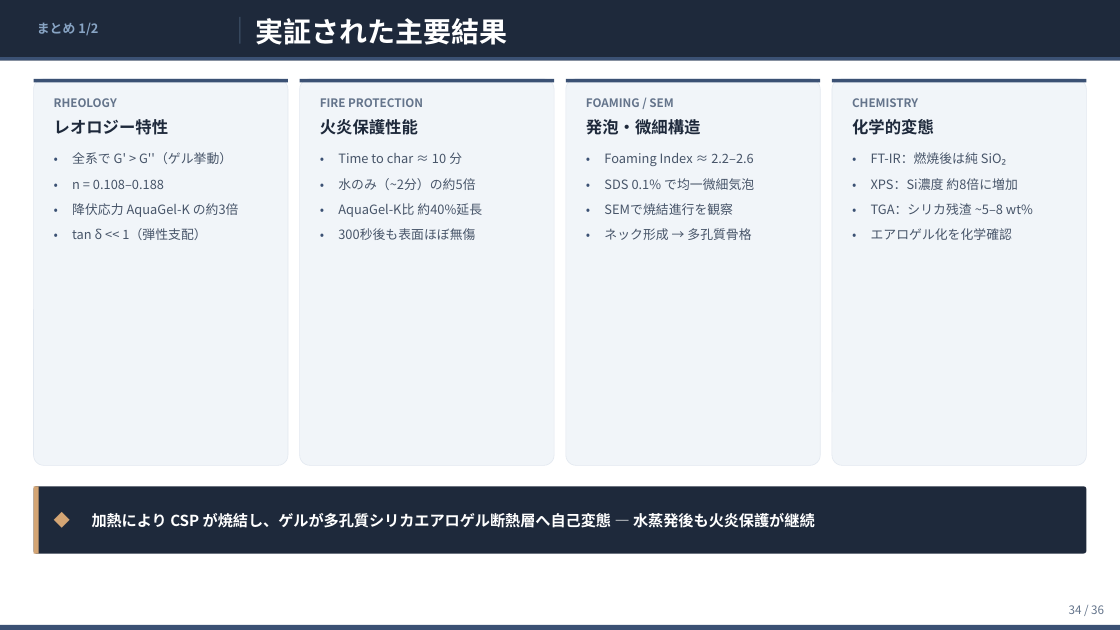
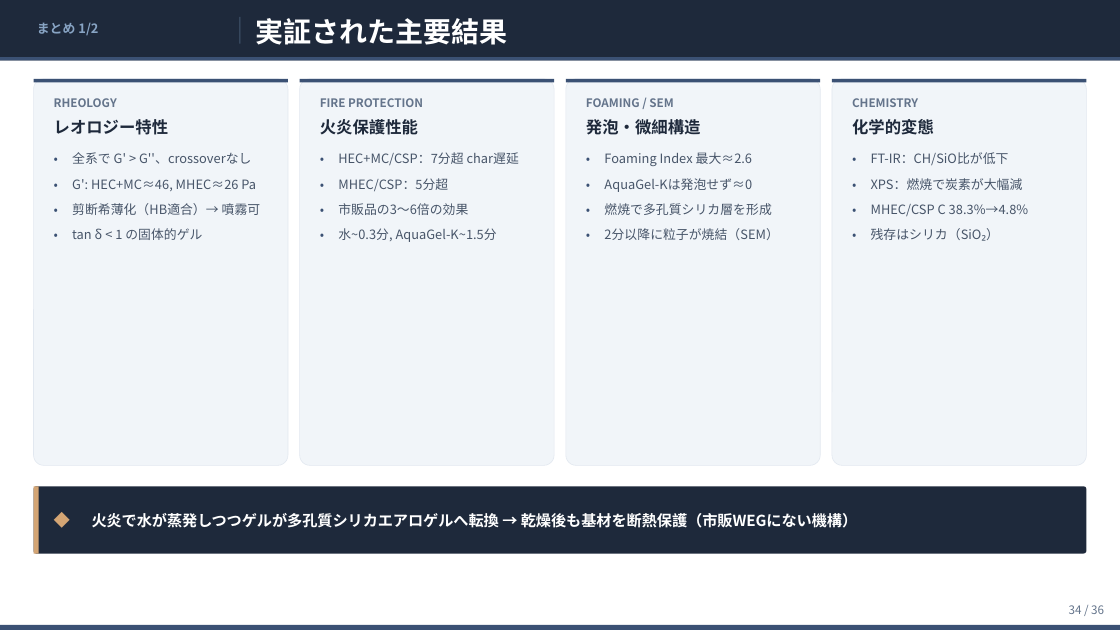
Before and after one commit to ytaisei0525-design/my-first-claude, a slide deck: slide 34 of slides.pptx. Drawn at 1120x630 pixels with LibreOffice and Linux fonts; fonts in the diff are those of the drawing. Boxes give left, top, right and bottom in pixels: in the first picture for what was removed or moved away, otherwise in the second. Text is boxed around its words. In the diff, an @@ line names an element or a change of style, - is before the commit and + after.

```diff
--- a/slides.pptx
+++ b/slides.pptx
@@ text at (72,152,251,164): text changed @@
-全系で G' > G''（ゲル挙動）
+全系で G' > G''、crossoverなし
@@ text at (72,179,256,191): text changed @@
-n = 0.108–0.188
+G': HEC+MC≈46, MHEC≈26 Pa
@@ text at (338,152,519,166): text changed @@
-Time to char ≈ 10 分
+HEC+MC/CSP：7分超 char遅延
@@ text at (338,178,448,191): text changed @@
-水のみ（~2分）の約5倍
+MHEC/CSP：5分超
@@ text at (604,152,752,166): text changed @@
-Foaming Index ≈ 2.2–2.6
+Foaming Index 最大≈2.6
@@ text at (604,178,752,192): text changed @@
-SDS 0.1% で均一微細気泡
+AquaGel-Kは発泡せず≈0
@@ text at (871,152,1009,166): text changed @@
-FT-IR：燃焼後は純 SiO₂
+FT-IR：CH/SiO比が低下
@@ text at (871,178,1023,190): text changed @@
-XPS：Si濃度 約8倍に増加
+XPS：燃焼で炭素が大幅減
@@ text at (72,203,261,215): text changed @@
-降伏応力 AquaGel-K の約3倍
+剪断希薄化（HB適合）→ 噴霧可
@@ text at (338,203,468,215): text changed @@
-AquaGel-K比 約40%延長
+市販品の3〜6倍の効果
@@ text at (604,203,771,215): text changed @@
-SEMで焼結進行を観察
+燃焼で多孔質シリカ層を形成
@@ text at (871,204,1029,217): text changed @@
-TGA：シリカ残渣 ~5–8 wt%
+MHEC/CSP C 38.3%→4.8%
@@ text at (72,228,202,240): text changed @@
-tan δ << 1（弾性支配）
+tan δ < 1 の固体的ゲル
@@ text at (338,228,497,242): text changed @@
-300秒後も表面ほぼ無傷
+水~0.3分, AquaGel-K~1.5分
@@ text at (604,228,779,240): text changed @@
-ネック形成 → 多孔質骨格
+2分以降に粒子が焼結（SEM）
@@ text at (871,228,999,241): text changed @@
-エアロゲル化を化学確認
+残存はシリカ（SiO₂）
@@ text at (92,513,858,528): text changed @@
-加熱により CSP が焼結し、ゲルが多孔質シリカエアロゲル断熱層へ自己変態 ― 水蒸発後も火炎保護が継続
+火炎で水が蒸発しつつゲルが多孔質シリカエアロゲルへ転換 → 乾燥後も基材を断熱保護（市販WEGにない機構）
```
Also in this commit, not shown: 1 other slide changed, 3 other files.
